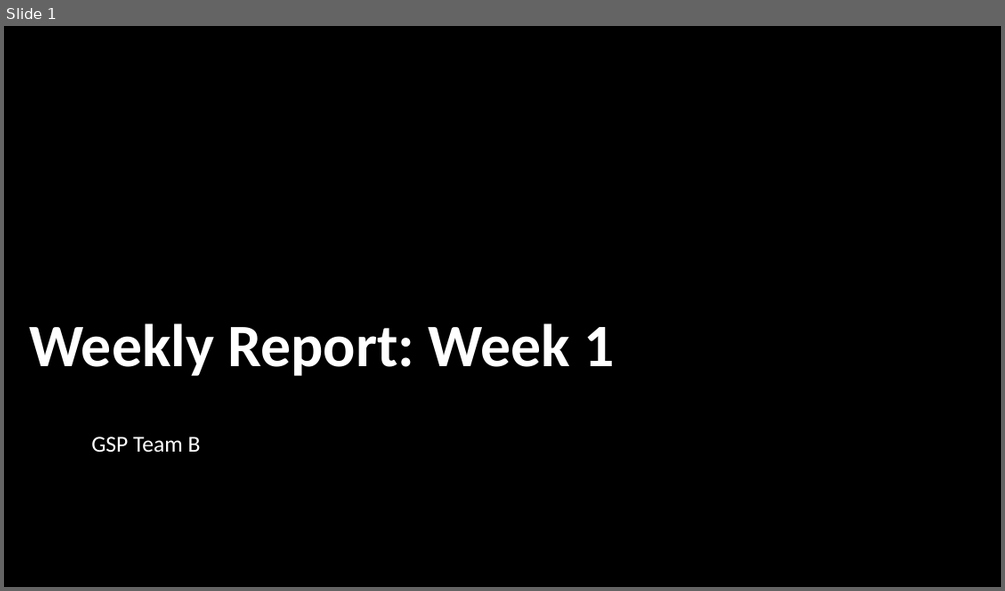
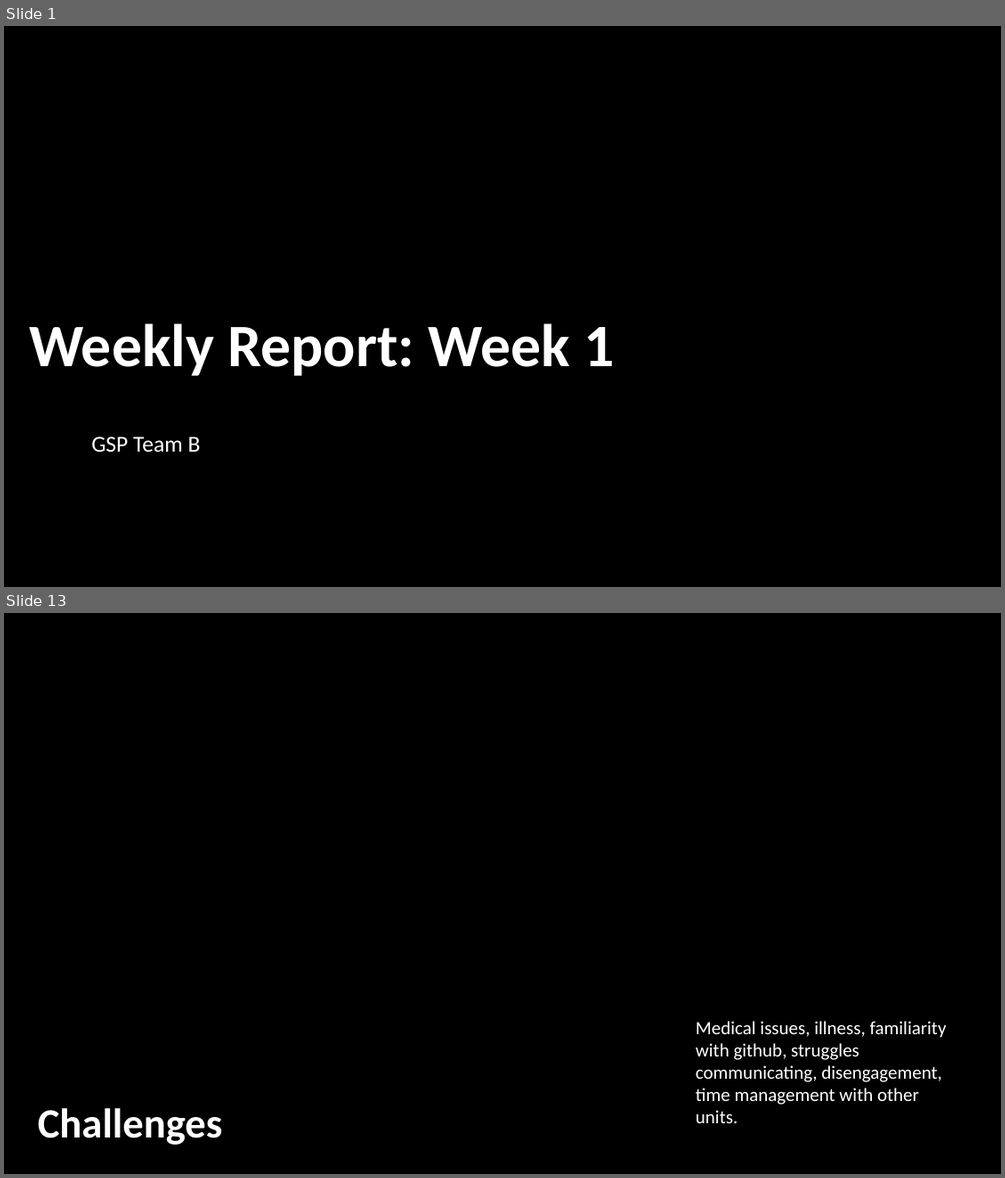
Before and after one commit to Toby-Withers/GSP-Team-B, a slide deck: Weekly Report 1.pptx. Shown one above the other, each under a label of ours: slide 1 before the commit, slides 1 and 13 after it; the slides between them are not shown. The pictures are 1005x591 and 1005x1178 pixels, drawn with LibreOffice and Linux fonts; fonts in the diff are those of the drawing; background and template pictures are left out. Boxes give left, top, right and bottom in pixels: in the first picture for what was removed or moved away, otherwise in the second. Text is boxed around its words. In the diff, an @@ line names an element or a change of style, - is before the commit and + after.

```diff
--- a/Weekly Report 1.pptx
+++ b/Weekly Report 1.pptx
@@ slide 13 added at (x1=4, y1=613, x2=1001, y2=1174), background picture (left out) @@
@@ text added at (x1=696, y1=1021, x2=947, y2=1123), 18 pt, text #FFFFFF @@
+Medical issues, illness, familiarity with github, struggles communicating, disengagement, time management with other units.
@@ rectangle added at (x1=4, y1=1072, x2=1001, y2=1174), fill #000000 at 28% opacity @@
@@ title added at (x1=38, y1=1108, x2=223, y2=1144), 40 pt, text #FFFFFF, bold @@
+Challenges
```
Also in this commit, not shown: 2 slides changed, 10 other slides added, 5 slides removed, 3 other files.
